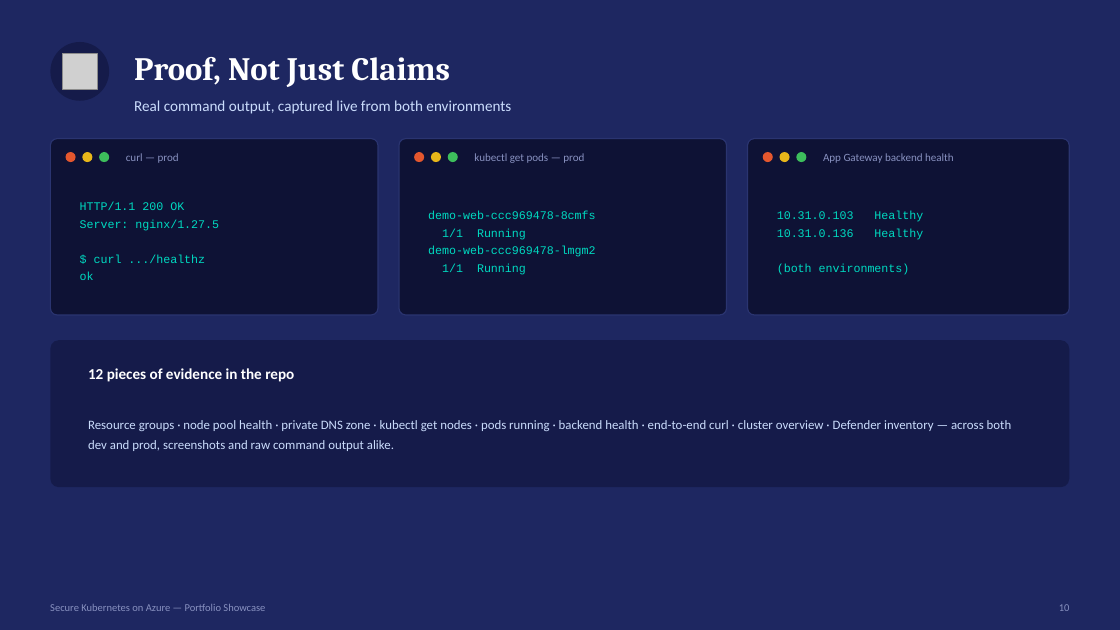
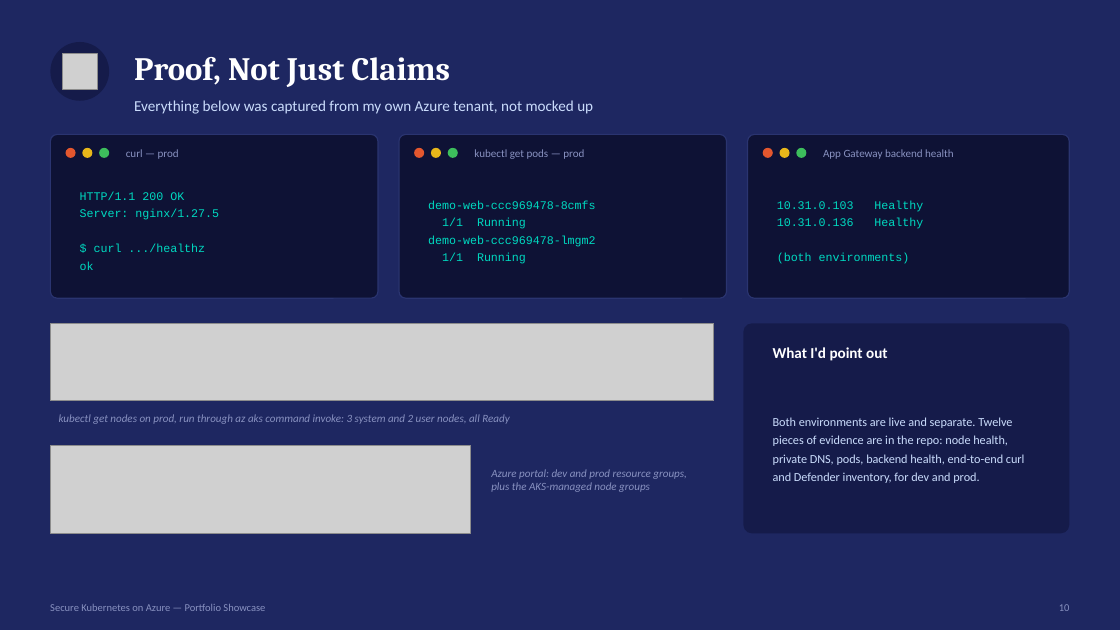
Before and after one commit to sufideen/az-ent-sec-dashboard, a slide deck: slide 10 of docs/webplat-kubernetes-showcase.pptx. Drawn at 1120x630 pixels with LibreOffice and Linux fonts; fonts in the diff are those of the drawing; grey boxes stand for pictures. Boxes give left, top, right and bottom in pixels: in the first picture for what was removed or moved away, otherwise in the second. Text is boxed around its words. In the diff, an @@ line names an element or a change of style, - is before the commit and + after.

```diff
--- a/docs/webplat-kubernetes-showcase.pptx
+++ b/docs/webplat-kubernetes-showcase.pptx
@@ text at <box>134,100,593,114</box>: text changed @@
-Real command output, captured live from both environments
+Everything below was captured from my own Azure tenant, not mocked up
@@ rounded rectangle: place and size @@
-rounded rectangle at <box>50,139,378,315</box>
+rounded rectangle at <box>50,134,378,298</box>
@@ rounded rectangle: place and size @@
-rounded rectangle at <box>399,139,727,315</box>
+rounded rectangle at <box>399,134,727,298</box>
@@ proportions changed in 3 elements at <box>50,134,378,298</box>, <box>399,134,727,298</box>, <box>748,134,1070,298</box> @@
@@ rounded rectangle: place and size @@
-rounded rectangle at <box>748,139,1070,315</box>
+rounded rectangle at <box>748,134,1070,298</box>
@@ 9 ellipses, 3 texts: place and size @@
-9 ellipses, 3 texts at <box>66,152,954,163</box>
+9 ellipses, 3 texts at <box>66,148,954,159</box>
@@ text "HTTP/1.1 200 OK": place and size @@
-text "HTTP/1.1 200 OK" at <box>80,202,219,280</box>
+text "HTTP/1.1 200 OK" at <box>80,192,219,270</box>
@@ text "demo-web-ccc969478-8cmfs": place and size @@
-text "demo-web-ccc969478-8cmfs" at <box>428,211,595,275</box>
+text "demo-web-ccc969478-8cmfs" at <box>428,200,595,264</box>
@@ text "10.31.0.103 Healthy": place and size @@
-text "10.31.0.103 Healthy" at <box>777,211,923,275</box>
+text "10.31.0.103 Healthy" at <box>777,200,923,264</box>
@@ picture added at <box>50,323,714,401</box> @@
@@ rounded rectangle added at <box>744,323,1070,534</box>, fill #151B4A @@
@@ rounded rectangle removed at <box>50,340,1070,487</box> @@
@@ text added at <box>773,347,887,361</box>, 13 pt, text #FFFFFF, bold @@
+What I'd point out
@@ text removed at <box>88,368,294,382</box> @@
-12 pieces of evidence in the repo
@@ text added at <box>59,414,509,424</box>, 9.5 pt, text #8891C0, italic @@
+kubectl get nodes on prod, run through az aks command invoke: 3 system and 2 user nodes, all Ready
@@ text added at <box>773,417,1025,483</box>, 10.5 pt, text #CADCFC @@
+Both environments are live and separate. Twelve pieces of evidence are in the repo: node health, private DNS, pods, backend health, end-to-end curl and Defender inventory, for dev and prod.
@@ picture added at <box>50,445,471,534</box> @@
@@ text removed at <box>88,420,1012,451</box> @@
-Resource groups · node pool health · private DNS zone · kubectl get nodes · pods running · backend health · end-to-end curl · cluster overview · Defender inventory — across both dev and prod, screenshots and raw command output alike.
@@ text added at <box>491,469,687,492</box>, 9.5 pt, text #8891C0, italic @@
+Azure portal: dev and prod resource groups, plus the AKS-managed node groups
```
Also in this commit, not shown: 10 other slides changed, 4 other files.
